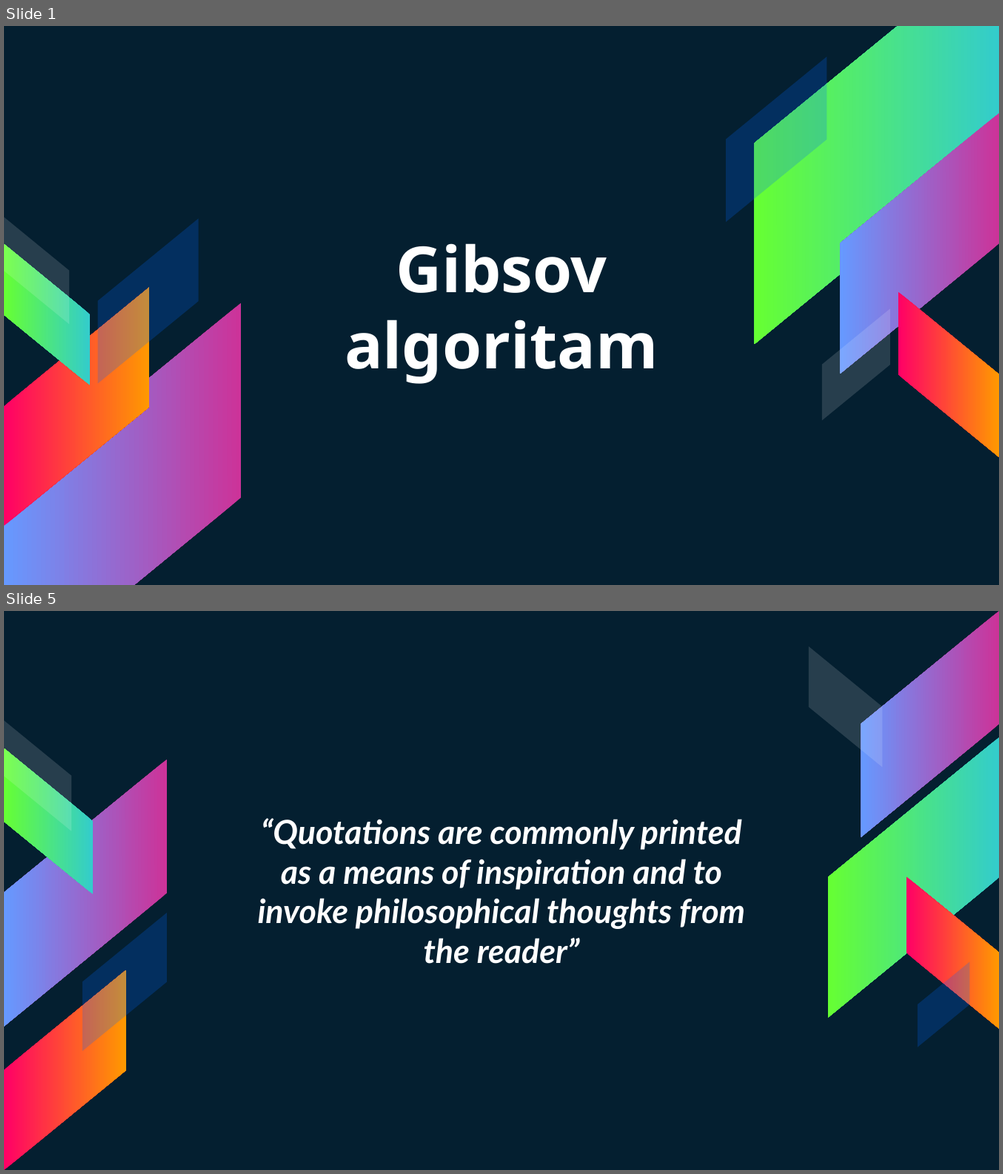
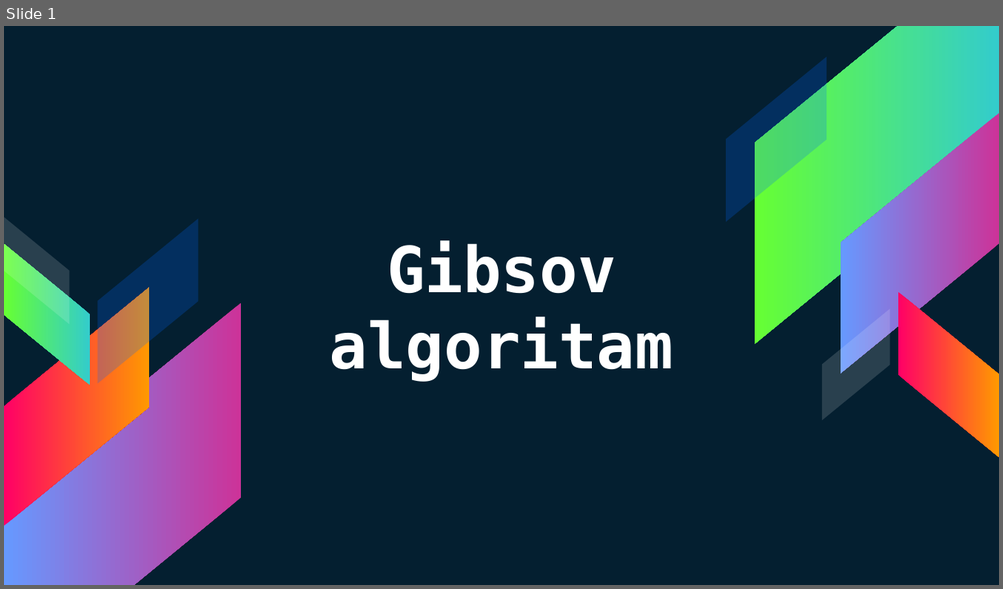
Before and after one commit to AlexJakovljevic/Gibbs-Sampling, a slide deck: gibbs.pptx. Shown one above the other, each under a label of ours: slides 1 and 5 before the commit, slide 1 after it; the slides between them are not shown. The pictures are 1003x1174 and 1003x589 pixels, drawn with LibreOffice and Linux fonts; fonts in the diff are those of the drawing. Boxes give left, top, right and bottom in pixels: in the first picture for what was removed or moved away, otherwise in the second. Text is boxed around its words. In the diff, an @@ line names an element or a change of style, - is before the commit and + after.

```diff
--- a/gibbs.pptx
+++ b/gibbs.pptx
@@ slide 5 removed at [4, 611, 999, 1170], background #041F30 @@
@@ parallelogram removed at [4, 721, 71, 832] @@
@@ parallelogram removed at [4, 748, 93, 894] @@
@@ parallelogram removed at [5, 760, 168, 1027] @@
@@ text removed at [258, 818, 745, 964] @@
-“Quotations are commonly printed as a means of inspiration and to invoke philosophical thoughts from the reader”
@@ parallelogram removed at [82, 914, 167, 1051] @@
@@ group removed at [808, 611, 999, 1048]: 5 parallelograms @@
@@ parallelogram removed at [4, 971, 126, 1170] @@
@@ slide 1 changed as well @@
@@ text "Gibsov algoritam" at [330, 241, 674, 382]: font Noto Sans to DejaVu Sans Mono @@
```
Also in this commit, not shown: 23 other slides changed, 2 slides added, 3 other slides removed.
